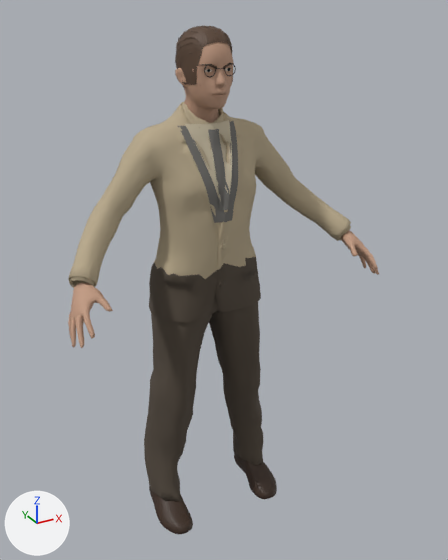
Before and after pictures for a commit that changed the glTF model assets/models/kit.glb.
The view is the same before and after, from a 50 mm camera at (-0.874, -1.757, 1.744) aimed at (0.038, -0.099, 0.915). The lights are fixed; the arrows at lower left show +X, +Y and +Z. The older version comes first. Vertices at exactly the same position are counted once.

In view in the first picture: 'kit_body', 'kit_hair', 'kit_shirt_front', 'kit_shoes', 'kit_suit' and 2 more.
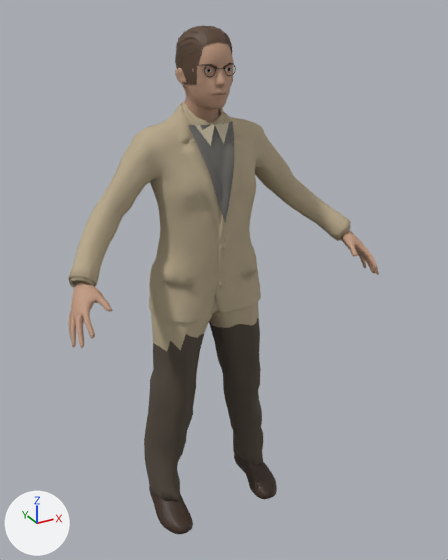
Patch to the scene script:
```diff
--- a/assets/models/kit.glb.py
+++ b/assets/models/kit.glb.py
@@ me_male_elegantsuit01 @@
 me_male_elegantsuit01.from_pydata(...)  # 3101 vertices, 5981 faces; spans x -0.491..0.497, y -0.223..0.117, z 0.071..1.488
 # used by ob_kit_suit; location = (0.0, 0.0, 0.0)
+# me_male_elegantsuit01 part 1: 1012 faces spanning x -0.197..0.194, y -0.166..0.117, z 0.685..1.005 switch from mat_e1919_felt (brown #544a3f) to mat_e1919_linen_coat (beige #b8a98c)
@@ me_pullover_front @@
+me_pullover_front.from_pydata(...)  # 431 vertices, 786 faces; spans x -0.075..0.075, y -0.176..-0.084, z 1.138..1.428
+# faces by material slot: [784, 2]
+me_pullover_front.materials.append(mat_e1919_wool_pullover)  # dark grey #6e6c68
+me_pullover_front.materials.append(mat_e1919_linen)  # beige #c7bca3
@@ ob_kit_shirt_front @@
-ob_kit_shirt_front = bpy.data.objects.new('kit_shirt_front', me_shirt_front)
-ob_kit_shirt_front.location = (0.0, 0.0, 0.0)
@@ ob_kit_pullover_front @@
+ob_kit_pullover_front = bpy.data.objects.new('kit_pullover_front', me_pullover_front)
+ob_kit_pullover_front.location = (0.0, 0.0, 0.0)
```

Changed parts and their boxes (x1, y1, x2, y2) in the pictures (448 x 560 px):
'kit_shirt_front', deleted: before (178, 120, 238, 223)
    faces in mat_e1919_wool_pullover (dark grey #6e6c68): (178, 121, 238, 223)
    faces in mat_e1919_linen (beige #c7bca3): (185, 120, 232, 201)
'kit_pullover_front', added: after (188, 121, 234, 222)
    faces in mat_e1919_wool_pullover (dark grey #6e6c68): (188, 121, 234, 222)
    faces in mat_e1919_linen (beige #c7bca3): (195, 122, 229, 146)
part 1 of me_male_elegantsuit01, recoloured (lighter): (149, 257, 261, 351) in both
